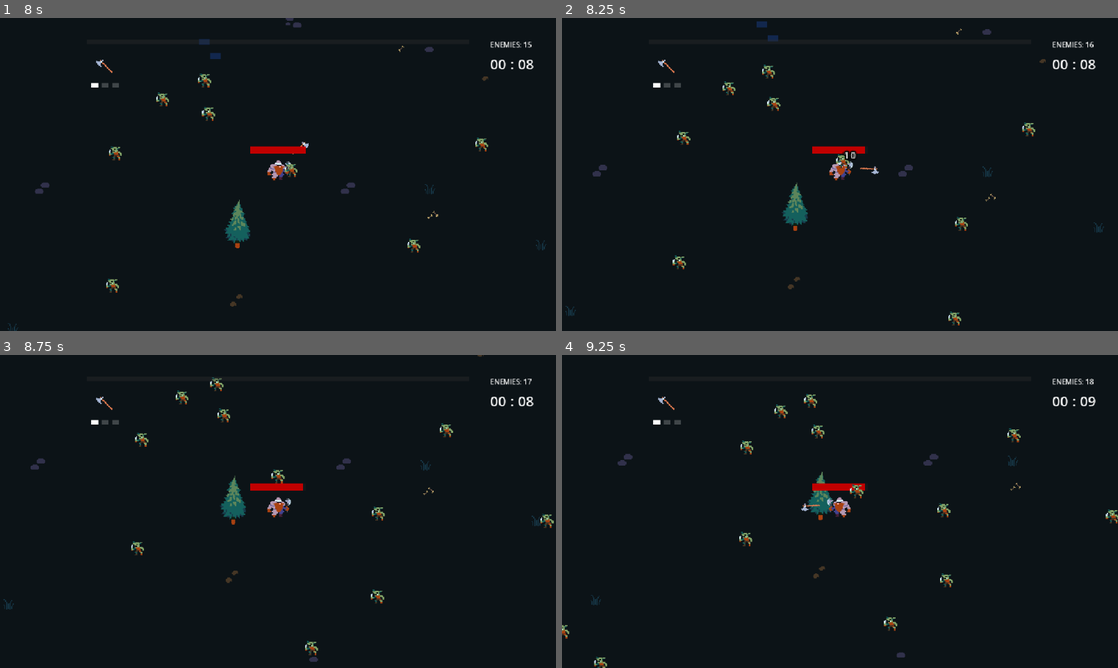
Above: before the commit, frames 1-4 (two rows, left to right).
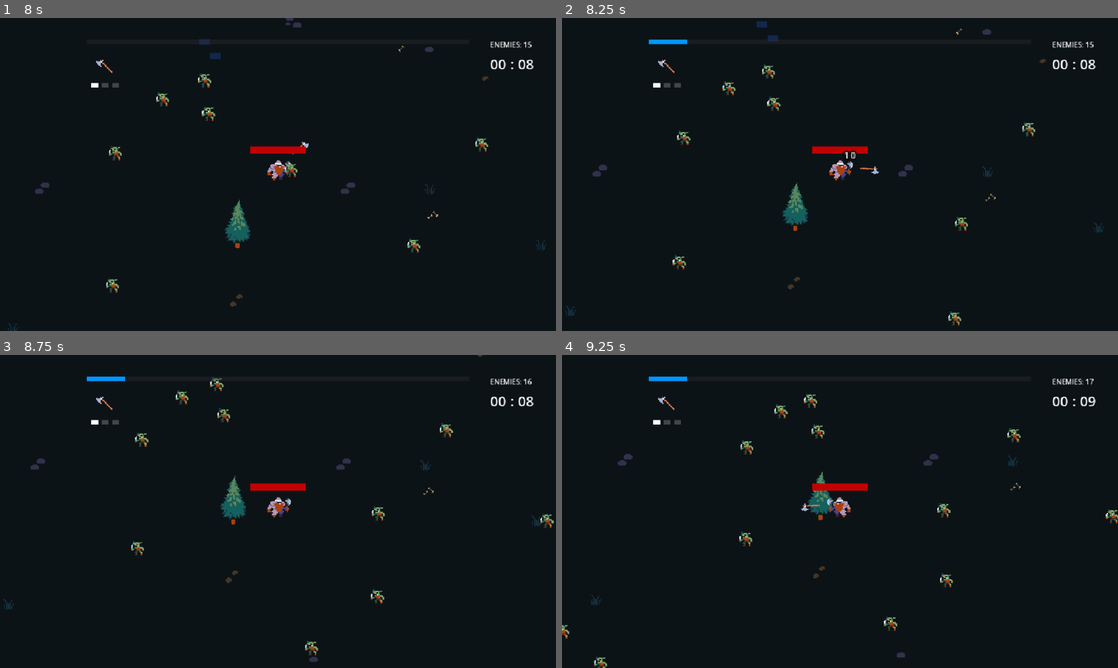
Above: after the commit, the same moments.

Repository: notnilcn/khvg
Game: Godot game, scene res://VS-Like/Maps/Woods/woods_map.tscn
Two runs of this game, one before a commit and one after it. Both use one fixed random seed, a clock stepped at 60 frames per second and the inputs below. This scene is started directly instead of the project's main scene. Sound files missing from this copy of the repository are replaced by a short silence.
Inputs:
- Up to frame 1 (8 s): tap Enter at 0.5 s; hold D (Right) 0.53-1.28 s; hold S (Down) 1.28-2.03 s; hold D (Right) 2.03-2.78 s; hold W (Up) 2.78-3.53 s; hold A (Left) 3.53-5.03 s; hold S (Down) 5.03-5.78 s; hold D (Right) 5.78-6.53 s; hold W (Up) 6.53-7.28 s; hold D (Right) from 7.28 s (still down)
- Up to frame 2 (8.25 s): release D (Right) at 8.03 s; hold S (Down) from 8.03 s (still down)
- Up to frame 3 (8.75 s): keep holding S (Down)
- Up to frame 4 (9.25 s): release S (Down) at 8.78 s; hold A (Left) from 8.78 s (still down)

Frame 1 is identical in both runs. In frame 2, 0.2% of the frame differs, in the area x 15-96%, y 6-48%; in frame 3, 0.2%, in the area x 15-96%, y 6-44%; in frame 4, 0.2%.

Commit message:
Fix host not killing enemies and clients not gaining EXP
Host not killing enemies:
  report_hit uses @rpc("call_remote") which skips the sender. When the host
  (peer 1) calls report_hit.rpc_id(1, ...), sender == target == peer 1, so
  the RPC runs nowhere and hurt() is never called.
  Fix: weapon scripts now call report_hit() directly when multiplayer.is_server(),
  bypassing the RPC entirely. report_hit() also maps get_remote_sender_id()==0
  (direct local call) to peer 1 so the caller_player lookup finds the host's
  player node correctly.

Client not gaining EXP:
  enemy.spawn_drop() used add_child on get_tree().current_scene, which only
  runs on the server (die() is server-only). Clients never had drop nodes, so
  their DropDetection areas never triggered and they gained no XP/heals/chests.
  Fix: spawn_drop() now calls get_parent()._rpc_spawn_drop.rpc() which broadcasts
  a drop spawn to ALL peers. Each machine creates its own local copy of the drop
  and each player collects it independently — everyone gets XP and heals.

https://claude.ai/code/session_01UhGUr7gguv9T1d7cC1nHkA

Diff:
--- a/VS-Like/Characters/Enemy/Utilities/Spawner/spawner.gd
+++ b/VS-Like/Characters/Enemy/Utilities/Spawner/spawner.gd
@@ -261,6 +261,21 @@
 	_rpc_despawn_enemy.rpc(eid)
 
 
+## SERVER ONLY helper called by enemy.spawn_drop().
+## Broadcasts a drop spawn to ALL peers so every player can collect it
+## independently on their own machine (each gets XP / heal / chest).
+##
+## Drops are lightweight Area2D nodes — having one copy per client is fine.
+## Each peer's copy is collected independently and freed locally on pickup.
+@rpc("authority", "call_local", "reliable")
+func _rpc_spawn_drop(res_path: String, pos: Vector2) -> void:
+	var drop: Drop       = DROP_SCENE.instantiate()
+	drop.resource        = load(res_path) as ResDrop
+	drop.global_position = pos
+	# Add to the map scene root (same parent as the original single-player code).
+	get_tree().current_scene.call_deferred("add_child", drop)
+
+
 ## Runs on ALL peers (server via call_local, clients via network).
 ## Finds the enemy node by name and frees it.
 ##
--- a/VS-Like/Characters/Enemy/enemy.gd
+++ b/VS-Like/Characters/Enemy/enemy.gd
@@ -200,7 +200,14 @@
 	if damage_amount <= 0 or damage_amount > 500:
 		return
 
-	var caller_id     := multiplayer.get_remote_sender_id()
+	var caller_id := multiplayer.get_remote_sender_id()
+	# get_remote_sender_id() returns 0 when the function is called directly
+	# (not over the network).  That happens when the SERVER (host) is the attacker —
+	# it calls report_hit() locally instead of sending an RPC to itself.
+	# Map 0 → 1 so the rest of the validation can find the host's Player node.
+	if caller_id == 0:
+		caller_id = 1
+
 	var caller_player := Global.players.get(caller_id, null) as Player
 	if caller_player == null:
 		return
@@ -261,10 +268,11 @@
 
 
 func spawn_drop() -> void:
-	var drop: Drop       = DROP_SCENE.instantiate()
-	drop.resource        = res_drop
-	drop.global_position = global_position
-	get_tree().current_scene.call_deferred("add_child", drop)
+	# Broadcast to ALL peers via the parent Spawner so every client gets their
+	# own local copy of the drop to collect.  Previously this called add_child
+	# only on the server, so clients could never pick up XP / food / chests.
+	# die() is server-only, so get_parent() is always the Spawner node here.
+	get_parent()._rpc_spawn_drop.rpc(res_drop.resource_path, global_position)
 
 
 # ── helpers ───────────────────────────────────────────────────────────────────
--- a/VS-Like/Characters/Player/Utilities/Weapons/Types/Arrow/arrow_projectile.gd
+++ b/VS-Like/Characters/Player/Utilities/Weapons/Types/Arrow/arrow_projectile.gd
@@ -48,7 +48,10 @@
 	var final_damage := damage * shooter.extra_damage
 
 	enemy.show_floating_text.rpc(round(final_damage))
-	enemy.report_hit.rpc_id(1, final_damage, fire_rate)
+	if multiplayer.is_server():
+		enemy.report_hit(final_damage, fire_rate)
+	else:
+		enemy.report_hit.rpc_id(1, final_damage, fire_rate)
 
 	queue_free()
 
--- a/VS-Like/Characters/Player/Utilities/Weapons/Types/Axe/axe_weapon.gd
+++ b/VS-Like/Characters/Player/Utilities/Weapons/Types/Axe/axe_weapon.gd
@@ -62,9 +62,14 @@
 	enemy.show_floating_text.rpc(round(final_damage))
 
 	# Ask the server to validate and apply the damage.
-	# We pass resource.fire_rate so the server can verify the hit isn't arriving
-	# faster than the weapon is capable of firing.
-	enemy.report_hit.rpc_id(1, final_damage, resource.fire_rate)
+	# When WE are the server (host player), calling rpc_id(1, ...) with
+	# "call_remote" would send to ourselves but then be suppressed (call_remote
+	# skips the sender).  So the server calls report_hit() directly; everyone
+	# else sends it as an RPC to peer 1.
+	if multiplayer.is_server():
+		enemy.report_hit(final_damage, resource.fire_rate)
+	else:
+		enemy.report_hit.rpc_id(1, final_damage, resource.fire_rate)
 
 
 ## Returns the Enemy node from a physics body, regardless of whether the body IS
--- a/VS-Like/Characters/Player/Utilities/Weapons/Types/Bible/bible_weapon.gd
+++ b/VS-Like/Characters/Player/Utilities/Weapons/Types/Bible/bible_weapon.gd
@@ -56,7 +56,10 @@
 	var final_damage := damage * local_player.extra_damage
 
 	enemy.show_floating_text.rpc(round(final_damage))
-	enemy.report_hit.rpc_id(1, final_damage, resource.fire_rate)
+	if multiplayer.is_server():
+		enemy.report_hit(final_damage, resource.fire_rate)
+	else:
+		enemy.report_hit.rpc_id(1, final_damage, resource.fire_rate)
 
 
 func _get_enemy_from_body(body: Node2D) -> Enemy:
